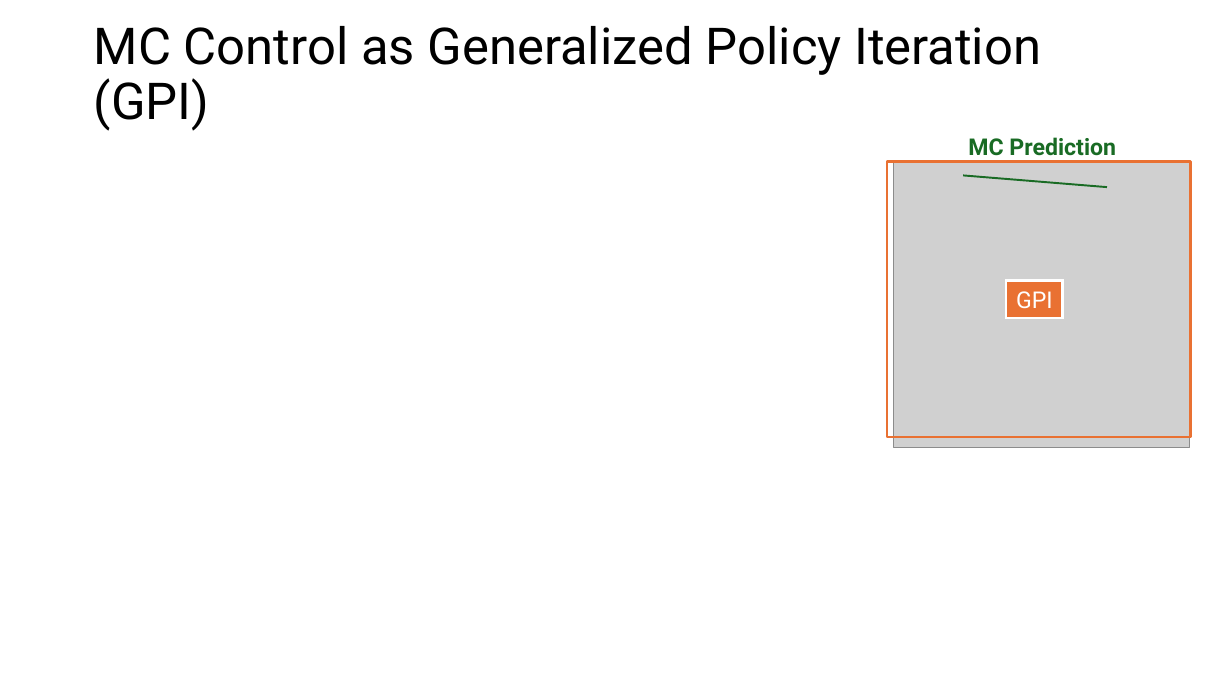
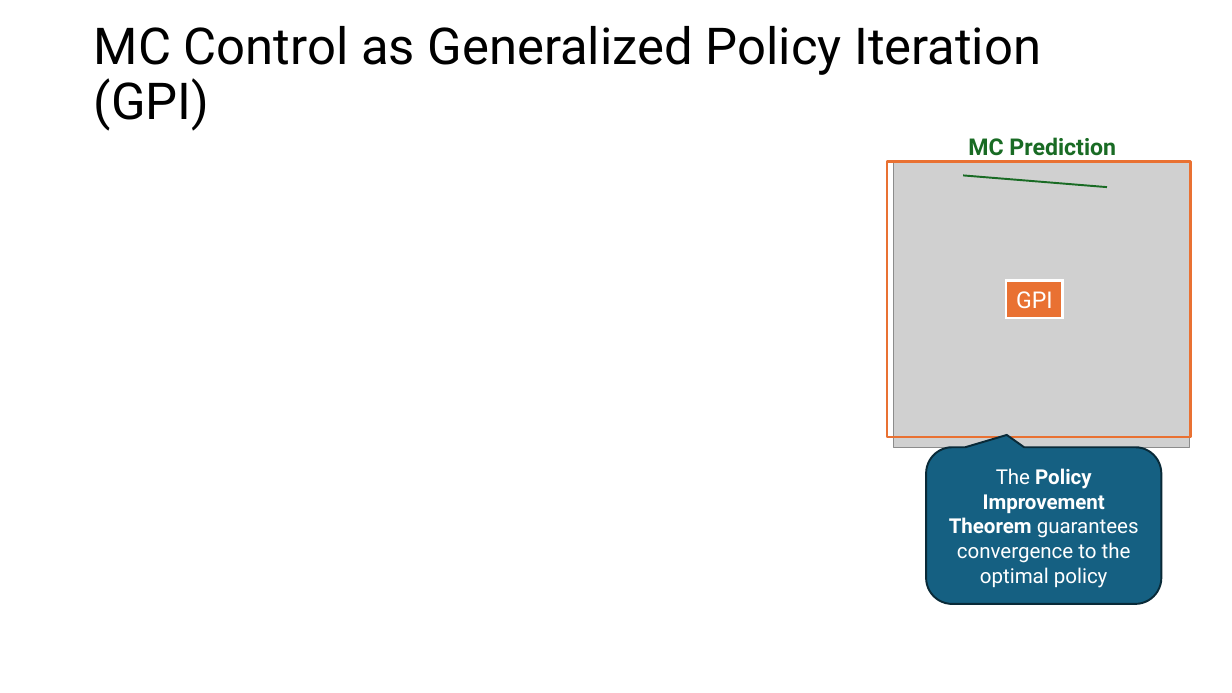
Before and after one commit to mhahsler/Introduction_to_Reinforcement_Learning, a slide deck: slide 9 of slides/Lecture_Chapter05.pptx. Drawn at 1232x693 pixels with LibreOffice and Linux fonts; fonts in the diff are those of the drawing; grey boxes stand for pictures. Boxes give left, top, right and bottom in pixels: in the first picture for what was removed or moved away, otherwise in the second. Text is boxed around its words. In the diff, an @@ line names an element or a change of style, - is before the commit and + after.

```diff
--- a/slides/Lecture_Chapter05.pptx
+++ b/slides/Lecture_Chapter05.pptx
@@ rounded speech box added at bbox=[926, 447, 1162, 604], fill #156082, outline #092A39 1.5 pt, 16 pt, text #FFFFFF @@
+The Policy Improvement Theorem guarantees convergence to the optimal policy
```
Also in this commit, not shown: 2 other slides changed, 1 slide added, 5 other files.
